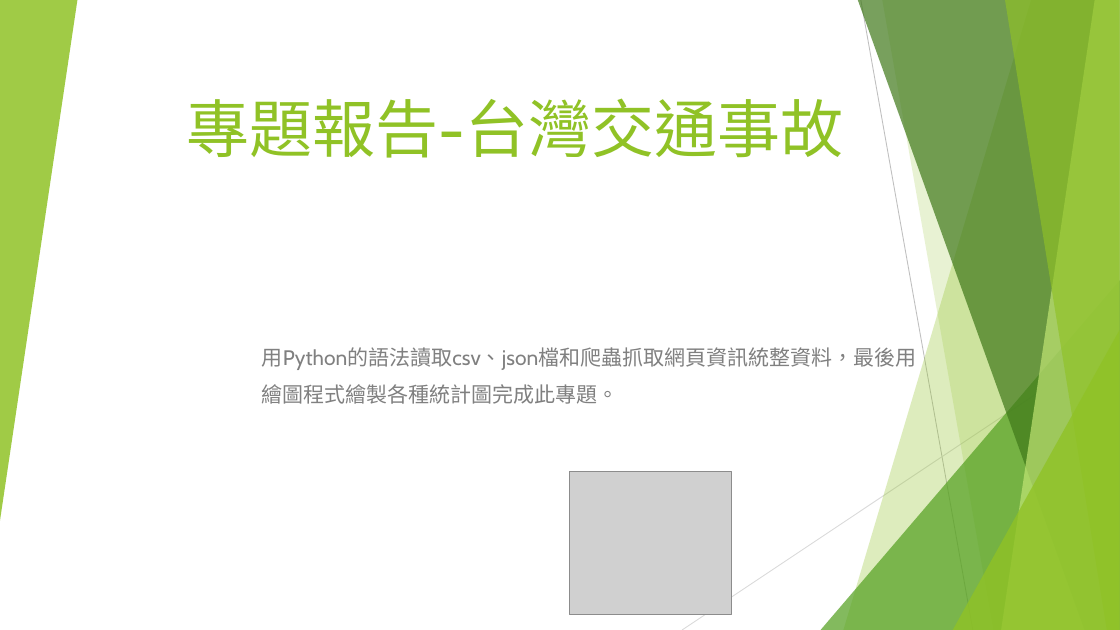
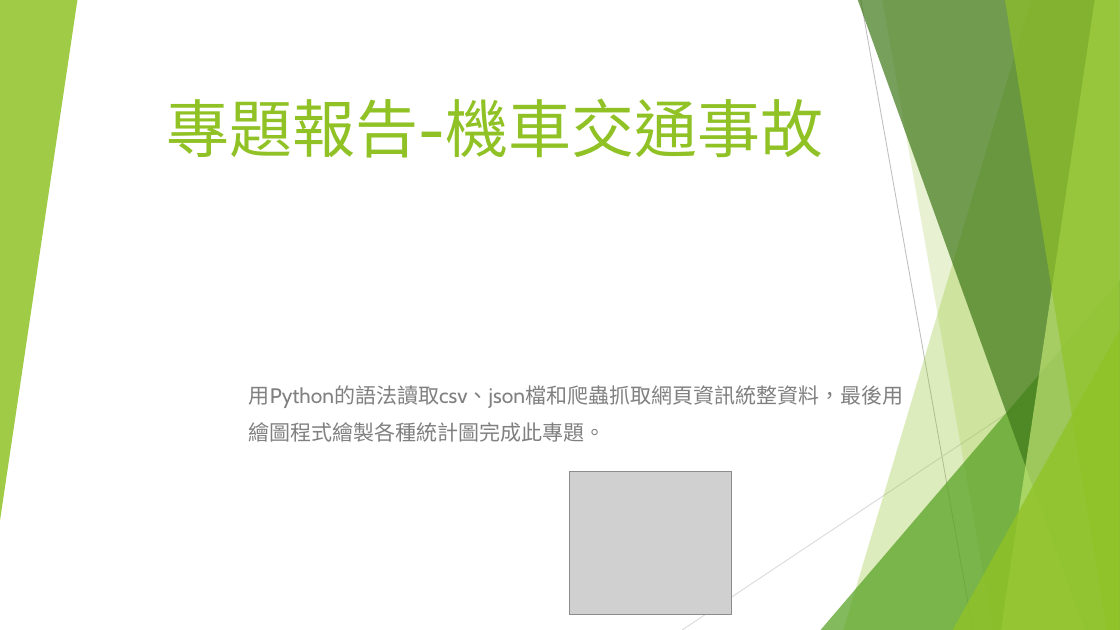
Before and after one commit to ooxx2500/python-sql-for-test, a slide deck: slide 1 of python/專題報告/專題報告-台灣交通事故.pptx. Drawn at 1120x630 pixels with LibreOffice and Linux fonts; fonts in the diff are those of the drawing; grey boxes stand for pictures. Boxes give left, top, right and bottom in pixels: in the first picture for what was removed or moved away, otherwise in the second. Text is boxed around its words. In the diff, an @@ line names an element or a change of style, - is before the commit and + after.

```diff
--- a/python/專題報告/專題報告-台灣交通事故.pptx
+++ b/python/專題報告/專題報告-台灣交通事故.pptx
@@ title at [167, 98, 824, 158]: text changed @@
-專題報告-台灣交通事故
+專題報告-機車交通事故
@@ subtitle "用Python的語法讀取csv、json檔和爬蟲抓取網頁資訊統整資料，最後用": place and size @@
-subtitle "用Python的語法讀取csv、json檔和爬蟲抓取網頁資訊統整資料，最後用" at [262, 347, 916, 404]
+subtitle "用Python的語法讀取csv、json檔和爬蟲抓取網頁資訊統整資料，最後用" at [249, 385, 903, 442]
```
Also in this commit, not shown: 7 other slides changed, 5 other files.
